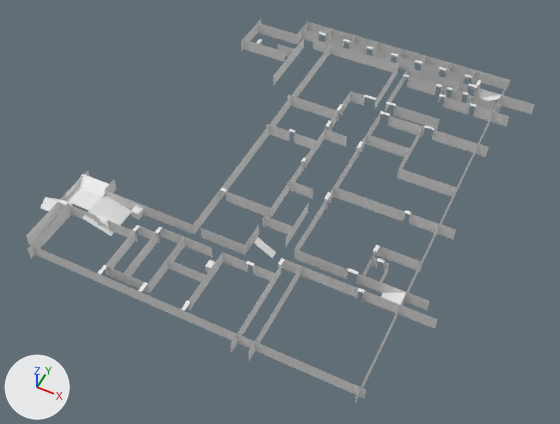
An edit to the Blender file assets/LFloor.blend, drawn before and after from the same camera.
Both versions are drawn from a camera (50 mm lens) standing at (27.7, -55.0, 77.6) and looking at (-4.8, 10.1, -3.8). The axes (+X, +Y, +Z) are drawn at lower left. The lights are the same throughout. The older version comes first.
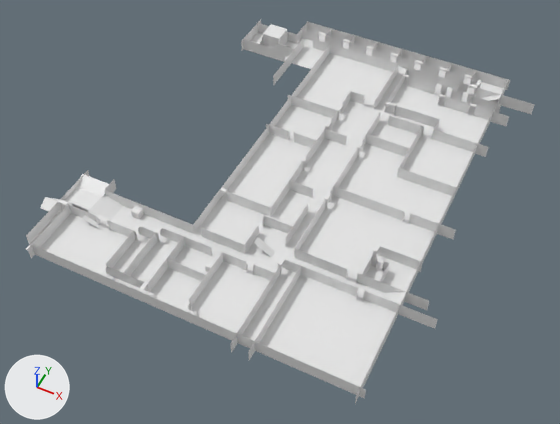
Boxes (x1, y1, x2, y2) around the edits, measured in the pictures (560 x 424 px):
'Plane.002', shown: after (26, 32, 504, 387)
'Cube.002', added: after (263, 24, 287, 50)

What the commit changed:
Object 'Plane.002' (ob_plane_002) is now shown.
Object 'Cube.002' (ob_cube_002) is new; it shows a copy of the mesh of ob_cube_001.
Its location is (-20.8, 40.2, 0.9).
Its scale is (1.51, 1.51, 1.51).
